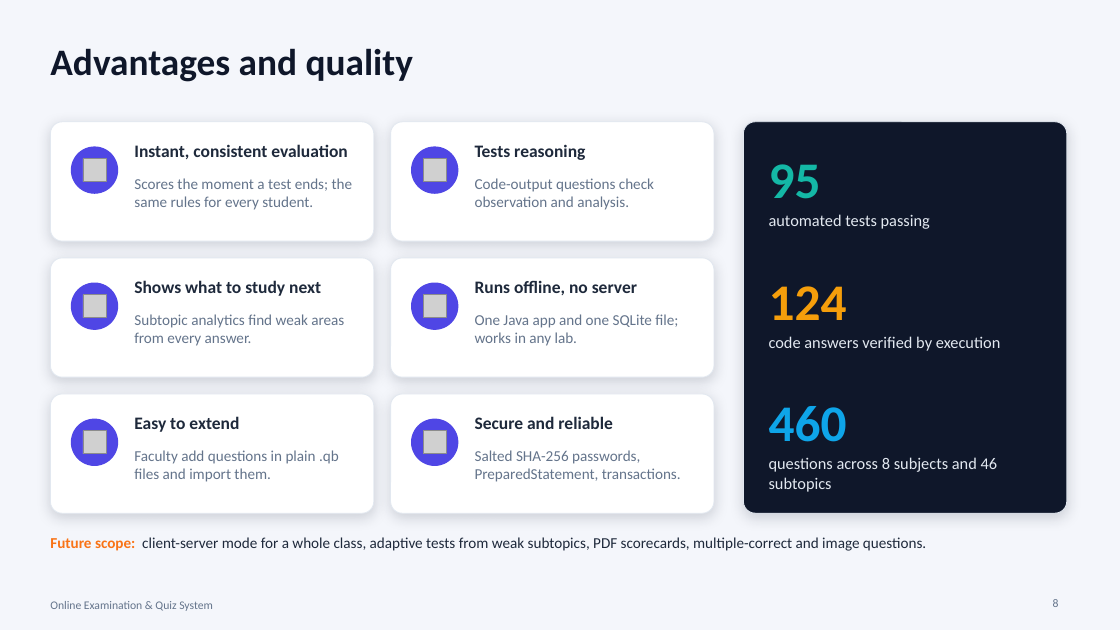
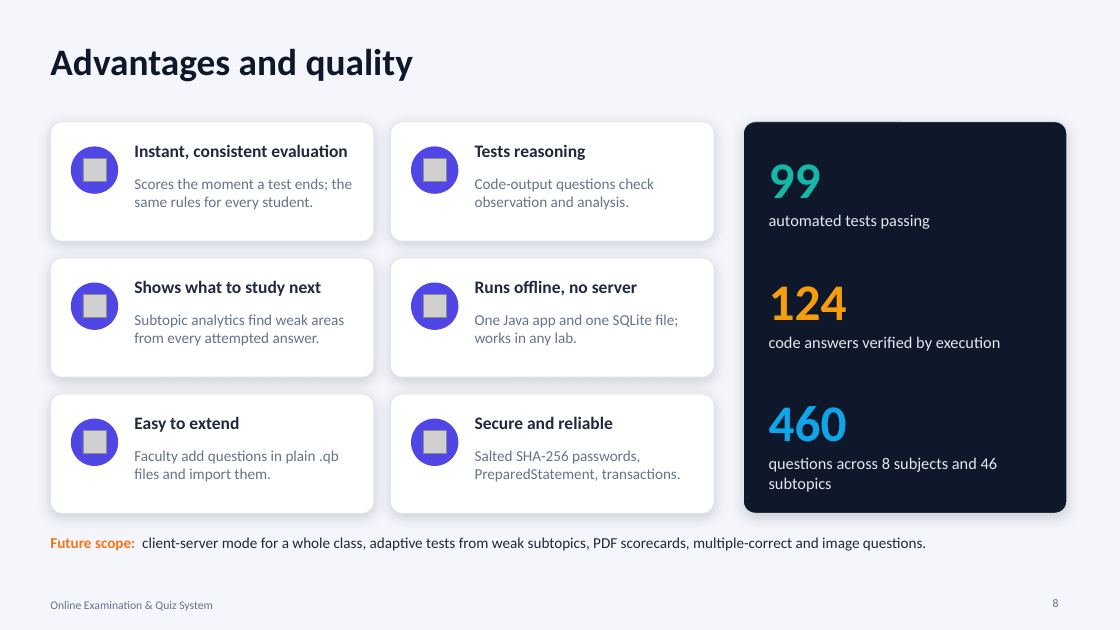
Before and after one commit to rayvolt-999/OnlineQuizSystem, a slide deck: slide 8 of docs/Project_Presentation.pptx. Drawn at 1120x630 pixels with LibreOffice and Linux fonts; fonts in the diff are those of the drawing; grey boxes stand for pictures. Boxes give left, top, right and bottom in pixels: in the first picture for what was removed or moved away, otherwise in the second. Text is boxed around its words. In the diff, an @@ line names an element or a change of style, - is before the commit and + after.

```diff
--- a/docs/Project_Presentation.pptx
+++ b/docs/Project_Presentation.pptx
@@ text at [769, 164, 821, 198]: text changed @@
-95
+99
@@ text at [134, 314, 344, 346]: text changed @@
-Subtopic analytics find weak areas from every answer.
+Subtopic analytics find weak areas from every attempted answer.
```
Also in this commit, not shown: 3 other slides changed, 17 other files.
